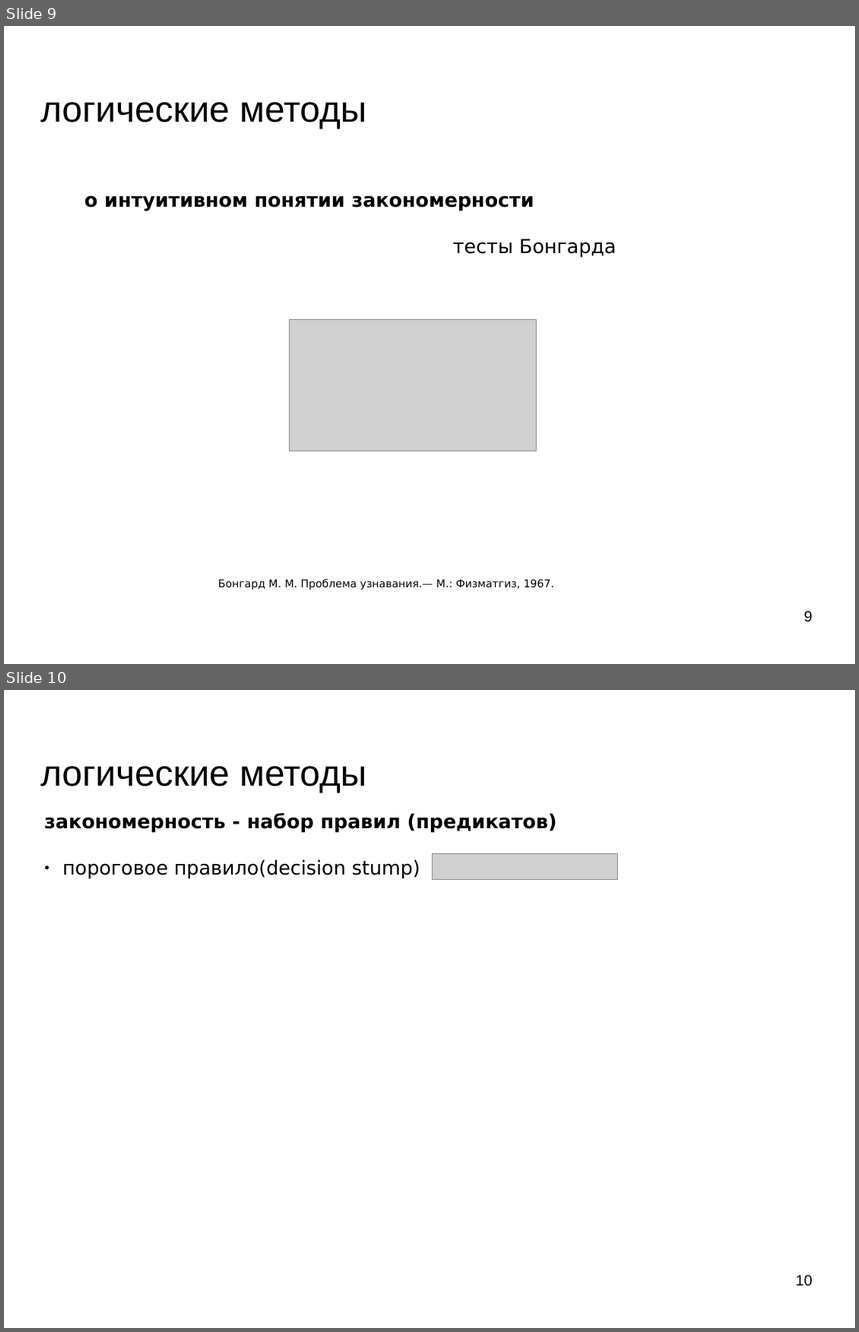
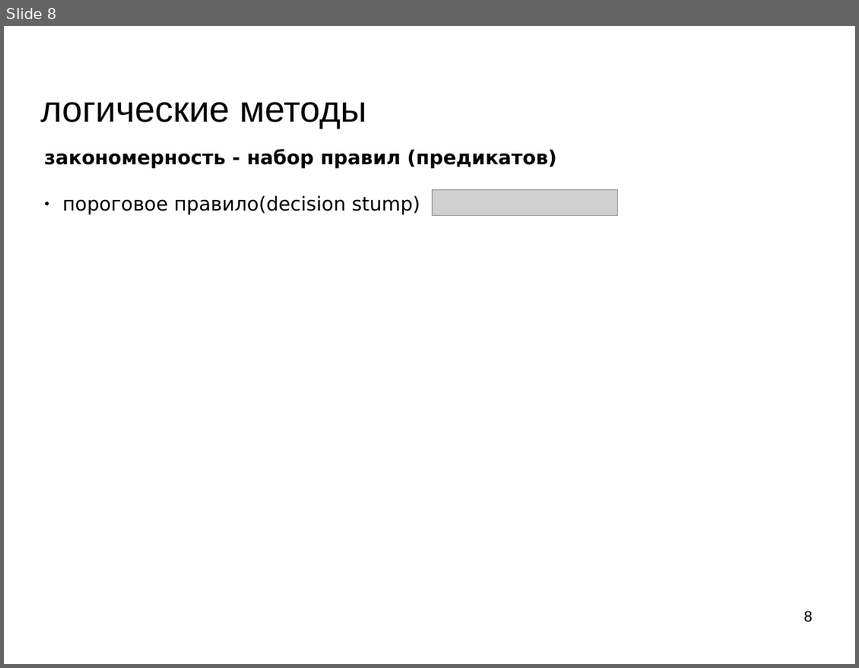
Before and after one commit to mechanoid5/ml_lectorium_legacy, a slide deck: 09-logical.odp. Shown one above the other, each under a label of ours: slides 9 and 10 before the commit, slide 8 after it. The pictures are 859x1332 and 859x668 pixels, drawn with LibreOffice and Linux fonts; fonts in the diff are those of the drawing; grey boxes stand for pictures; background and template pictures are left out. Boxes give left, top, right and bottom in pixels: in the first picture for what was removed or moved away, otherwise in the second. Text is boxed around its words. In the diff, an @@ line names an element or a change of style, - is before the commit and + after.

```diff
--- a/09-logical.odp
+++ b/09-logical.odp
@@ slide 9 removed at <box>4,26,855,664</box>, background picture (left out) @@
@@ title removed at <box>40,102,367,129</box> @@
-логические методы
@@ text removed at <box>85,195,617,258</box> @@
-о интуитивном понятии закономерности
-тесты Бонгарда
@@ picture removed at <box>290,319,537,452</box> @@
@@ text removed at <box>218,579,554,590</box> @@
-Бонгард М. М. Проблема узнавания.— М.: Физматгиз, 1967.
@@ page number removed at <box>804,611,813,622</box> @@
-9
@@ what was slide 10 is now slide 8 @@
@@ page number at <box>804,611,813,623</box>: text changed @@
-10
+8
```
Also in this commit, not shown: 1 slide changed, 2 other slides removed, 16 other files.
